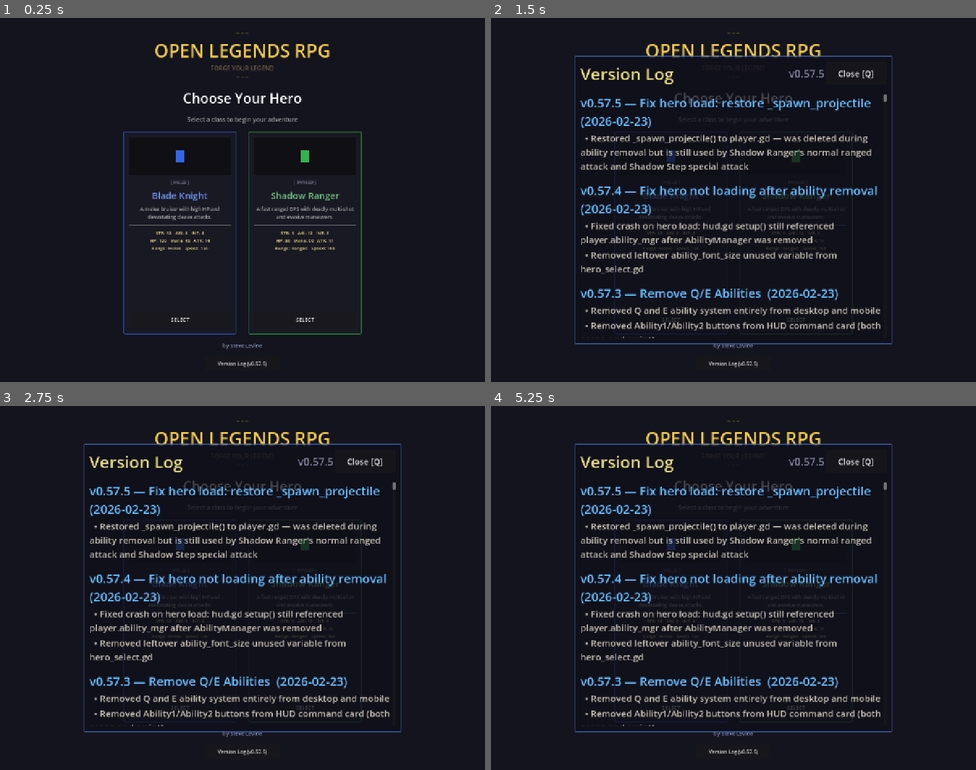
Above: before the commit, frames 1-4 (two rows, left to right).
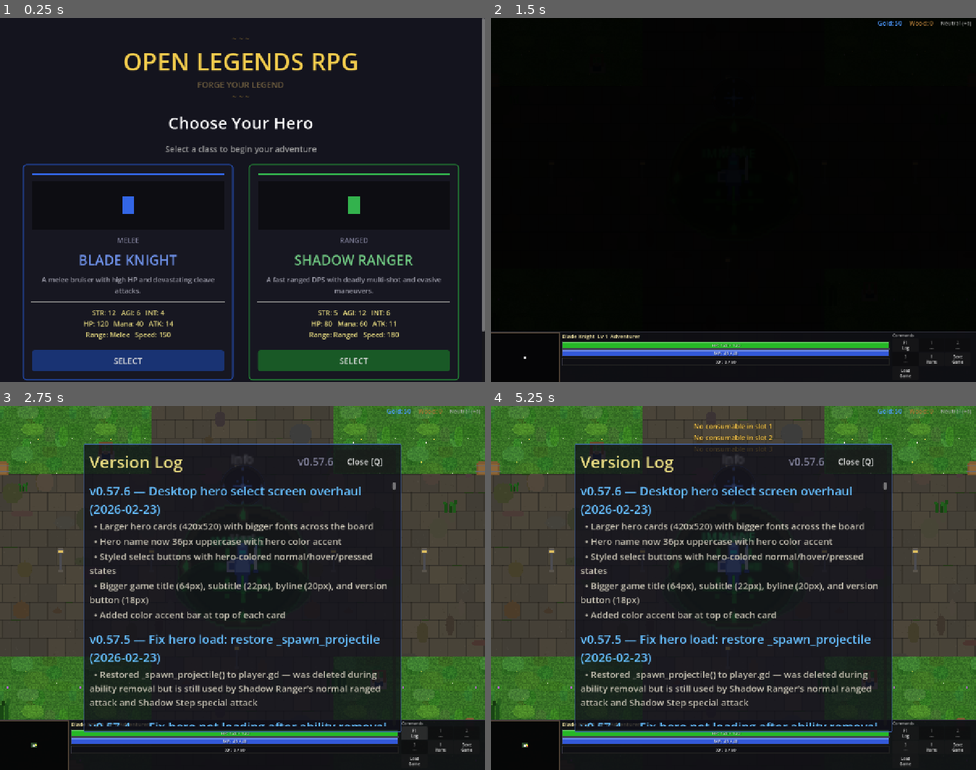
Above: after the commit, the same moments.

Repository: slxny/legends-open-rpg
Game: Godot game, scene res://scenes/main.tscn
Two runs of this game, one before a commit and one after it. Both use one fixed random seed, a clock stepped at 60 frames per second and the inputs below.
Inputs (mouse positions are in pixels of both pictures, inside the frame that each line leads up to):
- Up to frame 1 (0.25 s): no input
- Up to frame 2 (1.5 s): click (733, 363) at 0.5 s, where only the run before the commit has a clickable "Version Log (v0.57.5)"; click "SELECT" at 1.25 s
- Up to frame 3 (2.75 s): click (412, 733) at 2 s, where only the run after the commit has a clickable "F1 Log"
- Up to frame 4 (5.25 s): click (796, 708) at 2.75 s, where only the run before the commit has a clickable "SELECT"; click (932, 733) at 3.5 s, where only the run after the commit has a clickable "1 ---"; click (956, 733) at 4.25 s, where only the run after the commit has a clickable "2 ---"; click (903, 748) at 5 s, where only the run after the commit has a clickable "3 ---"

The runs differ from the first frame. In frame 1, 15% of the frame differs, in the area x 4-100%, y 0-100%; in frame 2, 67%, in the area x 0-100%, y 0-100%; in frame 3, 51%; in frame 4, 51%.

Commit message:
Desktop hero select screen overhaul: bigger cards, fonts, styled buttons
Co-Authored-By: Claude Opus 4.6 <noreply@anthropic.com>

Diff:
--- a/scenes/hero_select/hero_select.gd
+++ b/scenes/hero_select/hero_select.gd
@@ -54,14 +54,15 @@
 		if hero_container is HBoxContainer:
 			_switch_to_vertical_layout()
 	else:
-		margin.add_theme_constant_override("margin_left", 40)
-		margin.add_theme_constant_override("margin_top", 30)
-		margin.add_theme_constant_override("margin_right", 40)
-		margin.add_theme_constant_override("margin_bottom", 30)
-		vbox.add_theme_constant_override("separation", 20)
-		title_label.add_theme_font_size_override("font_size", 36)
-		subtitle_label.add_theme_font_size_override("font_size", 16)
-		hero_container.add_theme_constant_override("separation", 30)
+		margin.add_theme_constant_override("margin_left", 60)
+		margin.add_theme_constant_override("margin_top", 40)
+		margin.add_theme_constant_override("margin_right", 60)
+		margin.add_theme_constant_override("margin_bottom", 40)
+		vbox.add_theme_constant_override("separation", 24)
+		title_label.add_theme_font_size_override("font_size", 44)
+		subtitle_label.add_theme_font_size_override("font_size", 22)
+		subtitle_label.add_theme_color_override("font_color", Color(0.6, 0.6, 0.6))
+		hero_container.add_theme_constant_override("separation", 40)
 
 func _switch_to_vertical_layout() -> void:
 	# Replace HBoxContainer with VBoxContainer for vertical card stacking
@@ -181,45 +182,46 @@
 
 func _create_desktop_hero_card(hero_key: String, data: Dictionary) -> PanelContainer:
 	var panel = PanelContainer.new()
-
-	var card_min_w: float = 300
-	var card_min_h: float = 440
+	var hero_color: Color = data.get("color", Color.WHITE)
+
+	var card_min_w: float = 420
+	var card_min_h: float = 520
 
 	panel.custom_minimum_size = Vector2(card_min_w, card_min_h)
+	panel.size_flags_horizontal = Control.SIZE_EXPAND_FILL
 	_cards[hero_key] = panel
 
 	var style = StyleBoxFlat.new()
-	style.bg_color = Color(0.1, 0.1, 0.14)
-	style.border_color = data.get("color", Color.WHITE).darkened(0.3)
-	style.set_border_width_all(2)
-	style.set_corner_radius_all(4)
-	var card_padding = 16
+	style.bg_color = Color(0.09, 0.09, 0.13)
+	style.border_color = hero_color.darkened(0.35)
+	style.set_border_width_all(3)
+	style.set_corner_radius_all(10)
+	var card_padding = 24
 	style.set_content_margin_all(card_padding)
 	panel.add_theme_stylebox_override("panel", style)
 
 	var card_vbox = VBoxContainer.new()
-	card_vbox.add_theme_constant_override("separation", 10)
-
-	# Font sizes
-	var name_font_size = 24
-	var desc_font_size = 13
-	var icon_font_size = 11
-	var stats_font_size = 12
-	var btn_font_size = 14
+	card_vbox.add_theme_constant_override("separation", 14)
+
+	# Color bar accent at top
+	var color_bar = ColorRect.new()
+	color_bar.custom_minimum_size = Vector2(0, 6)
+	color_bar.color = hero_color
+	card_vbox.add_child(color_bar)
 
 	# Hero sprite preview area
 	var preview_bg = ColorRect.new()
-	var preview_h = 100
+	var preview_h = 130
 	preview_bg.custom_minimum_size = Vector2(0, preview_h)
-	preview_bg.color = Color(0.06, 0.06, 0.08)
+	preview_bg.color = Color(0.05, 0.05, 0.07)
 	card_vbox.add_child(preview_bg)
 
 	# Hero figure centered in preview
 	var hero_fig = ColorRect.new()
-	var fig_w = 24
-	var fig_h = 32
+	var fig_w = 32
+	var fig_h = 44
 	hero_fig.custom_minimum_size = Vector2(fig_w, fig_h)
-	hero_fig.color = data.get("color", Color.WHITE)
+	hero_fig.color = hero_color
 	preview_bg.add_child(hero_fig)
 	preview_bg.resized.connect(func():
 		hero_fig.position = Vector2(
@@ -232,24 +234,24 @@
 		(preview_h - fig_h) / 2.0
 	)
 
-	# Class icon indicator
+	# Class type tag
 	var icon_label = Label.new()
 	var primary = data.get("primary_stat", "strength")
 	match primary:
-		"strength": icon_label.text = "[ MELEE ]"
-		"agility": icon_label.text = "[ RANGED ]"
-		"intelligence": icon_label.text = "[ CASTER ]"
+		"strength": icon_label.text = "MELEE"
+		"agility": icon_label.text = "RANGED"
+		"intelligence": icon_label.text = "CASTER"
 	icon_label.horizontal_alignment = HORIZONTAL_ALIGNMENT_CENTER
-	icon_label.add_theme_font_size_override("font_size", icon_font_size)
+	icon_label.add_theme_font_size_override("font_size", 18)
 	icon_label.add_theme_color_override("font_color", Color(0.5, 0.5, 0.6))
 	card_vbox.add_child(icon_label)
 
-	# Name
+	# Name — large and colored
 	var name_label = Label.new()
-	name_label.text = data.get("name", "Unknown")
+	name_label.text = data.get("name", "Unknown").to_upper()
 	name_label.horizontal_alignment = HORIZONTAL_ALIGNMENT_CENTER
-	name_label.add_theme_font_size_override("font_size", name_font_size)
-	name_label.add_theme_color_override("font_color", data.get("color", Color.WHITE).lightened(0.3))
+	name_label.add_theme_font_size_override("font_size", 36)
+	name_label.add_theme_color_override("font_color", hero_color.lightened(0.3))
 	card_vbox.add_child(name_label)
 
 	# Description
@@ -257,8 +259,8 @@
 	desc_label.text = data.get("description", "")
 	desc_label.autowrap_mode = TextServer.AUTOWRAP_WORD
 	desc_label.horizontal_alignment = HORIZONTAL_ALIGNMENT_CENTER
-	desc_label.add_theme_font_size_override("font_size", desc_font_size)
-	desc_label.add_theme_color_override("font_color", Color(0.65, 0.65, 0.65))
+	desc_label.add_theme_font_size_override("font_size", 18)
+	desc_label.add_theme_color_override("font_color", Color(0.6, 0.6, 0.65))
 	card_vbox.add_child(desc_label)
 
 	# Separator
@@ -276,7 +278,7 @@
 	var stats_label = Label.new()
 	stats_label.text = stats_text
 	stats_label.horizontal_alignment = HORIZONTAL_ALIGNMENT_CENTER
-	stats_label.add_theme_font_size_override("font_size", stats_font_size)
+	stats_label.add_theme_font_size_override("font_size", 18)
 	stats_label.add_theme_color_override("font_color", Color(0.9, 0.85, 0.5))
 	card_vbox.add_child(stats_label)
 
@@ -285,31 +287,47 @@
 	spacer.size_flags_vertical = Control.SIZE_EXPAND_FILL
 	card_vbox.add_child(spacer)
 
-	# Select button
+	# Select button — styled with hero color
 	var button = Button.new()
 	button.text = "SELECT"
-	button.custom_minimum_size = Vector2(0, 44)
-	button.add_theme_font_size_override("font_size", btn_font_size)
+	button.custom_minimum_size = Vector2(0, 56)
+	button.add_theme_font_size_override("font_size", 22)
+	button.size_flags_horizontal = Control.SIZE_EXPAND_FILL
 	button.pressed.connect(_on_hero_selected.bind(hero_key))
 
+	var btn_style = StyleBoxFlat.new()
+	btn_style.bg_color = hero_color.darkened(0.5)
+	btn_style.set_corner_radius_all(8)
+	btn_style.set_content_margin_all(8)
+	button.add_theme_stylebox_override("normal", btn_style)
+
+	var btn_hover = StyleBoxFlat.new()
+	btn_hover.bg_color = hero_color.darkened(0.25)
+	btn_hover.set_corner_radius_all(8)
+	btn_hover.set_content_margin_all(8)
+	button.add_theme_stylebox_override("hover", btn_hover)
+
+	var btn_pressed = StyleBoxFlat.new()
+	btn_pressed.bg_color = hero_color
+	btn_pressed.set_corner_radius_all(8)
+	btn_pressed.set_content_margin_all(8)
+	button.add_theme_stylebox_override("pressed", btn_pressed)
+
 	card_vbox.add_child(button)
 
 	panel.add_child(card_vbox)
 
-	# Hover effects on entire card, not just the button
+	# Hover effects on entire card
 	panel.mouse_entered.connect(func():
-		style.border_color = data.get("color", Color.WHITE)
-		style.border_width_top = 3
-		style.border_width_bottom = 3
-		style.border_width_left = 3
-		style.border_width_right = 3
+		style.border_color = hero_color
+		style.set_border_width_all(4)
 	)
 	panel.mouse_exited.connect(func():
-		style.border_color = data.get("color", Color.WHITE).darkened(0.3)
-		style.set_border_width_all(2)
-	)
-
-	# Clicking anywhere on the card selects the hero — not just the button
+		style.border_color = hero_color.darkened(0.35)
+		style.set_border_width_all(3)
+	)
+
+	# Clicking anywhere on the card selects the hero
 	panel.gui_input.connect(func(event: InputEvent):
 		if event is InputEventMouseButton and event.pressed and event.button_index == MOUSE_BUTTON_LEFT:
 			_on_hero_selected(hero_key)
@@ -330,7 +348,7 @@
 	var deco_top = Label.new()
 	deco_top.text = "~ ~ ~"
 	deco_top.horizontal_alignment = HORIZONTAL_ALIGNMENT_CENTER
-	deco_top.add_theme_font_size_override("font_size", 28 if _is_mobile else 14)
+	deco_top.add_theme_font_size_override("font_size", 28 if _is_mobile else 20)
 	deco_top.add_theme_color_override("font_color", Color(0.7, 0.55, 0.2, 0.6))
 	top_line.add_child(deco_top)
 	title_section.add_child(top_line)
@@ -339,7 +357,7 @@
 	var game_title = Label.new()
 	game_title.text = "OPEN LEGENDS RPG"
 	game_title.horizontal_alignment = HORIZONTAL_ALIGNMENT_CENTER
-	game_title.add_theme_font_size_override("font_size", 72 if _is_mobile else 48)
+	game_title.add_theme_font_size_override("font_size", 72 if _is_mobile else 64)
 	game_title.add_theme_color_override("font_color", Color(0.95, 0.8, 0.3))
 	title_section.add_child(game_title)
 
@@ -347,7 +365,7 @@
 	var game_sub = Label.new()
 	game_sub.text = "FORGE YOUR LEGEND"
 	game_sub.horizontal_alignment = HORIZONTAL_ALIGNMENT_CENTER
-	game_sub.add_theme_font_size_override("font_size", 28 if _is_mobile else 16)
+	game_sub.add_theme_font_size_override("font_size", 28 if _is_mobile else 22)
 	game_sub.add_theme_color_override("font_color", Color(0.6, 0.5, 0.3, 0.7))
 	title_section.add_child(game_sub)
 
@@ -357,7 +375,7 @@
 	var deco_bot = Label.new()
 	deco_bot.text = "~ ~ ~"
 	deco_bot.horizontal_alignment = HORIZONTAL_ALIGNMENT_CENTER
-	deco_bot.add_theme_font_size_override("font_size", 28 if _is_mobile else 14)
+	deco_bot.add_theme_font_size_override("font_size", 28 if _is_mobile else 20)
 	deco_bot.add_theme_color_override("font_color", Color(0.7, 0.55, 0.2, 0.6))
 	bot_line.add_child(deco_bot)
 	title_section.add_child(bot_line)
@@ -375,7 +393,7 @@
 	byline.fit_content = true
 	byline.scroll_active = false
 	byline.autowrap_mode = TextServer.AUTOWRAP_OFF
-	var font_size = 28 if _is_mobile else 14
+	var font_size = 28 if _is_mobile else 20
 	byline.append_text("[center][font_size=%d][color=#8888aa]by [url=https://OpenClassActions.com][color=#99aadd]Steve Levine[/color][/url][/color][/font_size][/center]" % font_size)
 	byline.meta_clicked.connect(func(meta): OS.shell_open(str(meta)))
 	byline.custom_minimum_size = Vector2(300 if _is_mobile else 150, 0)
@@ -390,9 +408,9 @@
 	var version_btn = Button.new()
 	var _cl_script = preload("res://scenes/ui/changelog_dialog.gd")
 	version_btn.text = "Version Log (%s)" % _cl_script.GAME_VERSION
-	var ver_btn_w = 480 if _is_mobile else 200
-	var ver_btn_h = 96 if _is_mobile else 36
-	var ver_font_size = 33 if _is_mobile else 13
+	var ver_btn_w = 480 if _is_mobile else 280
+	var ver_btn_h = 96 if _is_mobile else 44
+	var ver_font_size = 33 if _is_mobile else 18
 	version_btn.custom_minimum_size = Vector2(ver_btn_w, ver_btn_h)
 	version_btn.add_theme_font_size_override("font_size", ver_font_size)
 	version_btn.pressed.connect(_on_version_log_pressed)
--- a/scenes/ui/changelog_dialog.gd
+++ b/scenes/ui/changelog_dialog.gd
@@ -9,9 +9,21 @@
 var _is_visible: bool = false
 var _is_mobile: bool = false
 
-const GAME_VERSION := "v0.57.5"
+const GAME_VERSION := "v0.57.6"
 
 const CHANGELOG: Array[Dictionary] = [
+	{
+		"version": "v0.57.6",
+		"title": "Desktop hero select screen overhaul",
+		"date": "2026-02-23",
+		"entries": [
+			"Larger hero cards (420x520) with bigger fonts across the board",
+			"Hero name now 36px uppercase with hero color accent",
+			"Styled select buttons with hero-colored normal/hover/pressed states",
+			"Bigger game title (64px), subtitle (22px), byline (20px), and version button (18px)",
+			"Added color accent bar at top of each card",
+		]
+	},
 	{
 		"version": "v0.57.5",
 		"title": "Fix hero load: restore _spawn_projectile",
